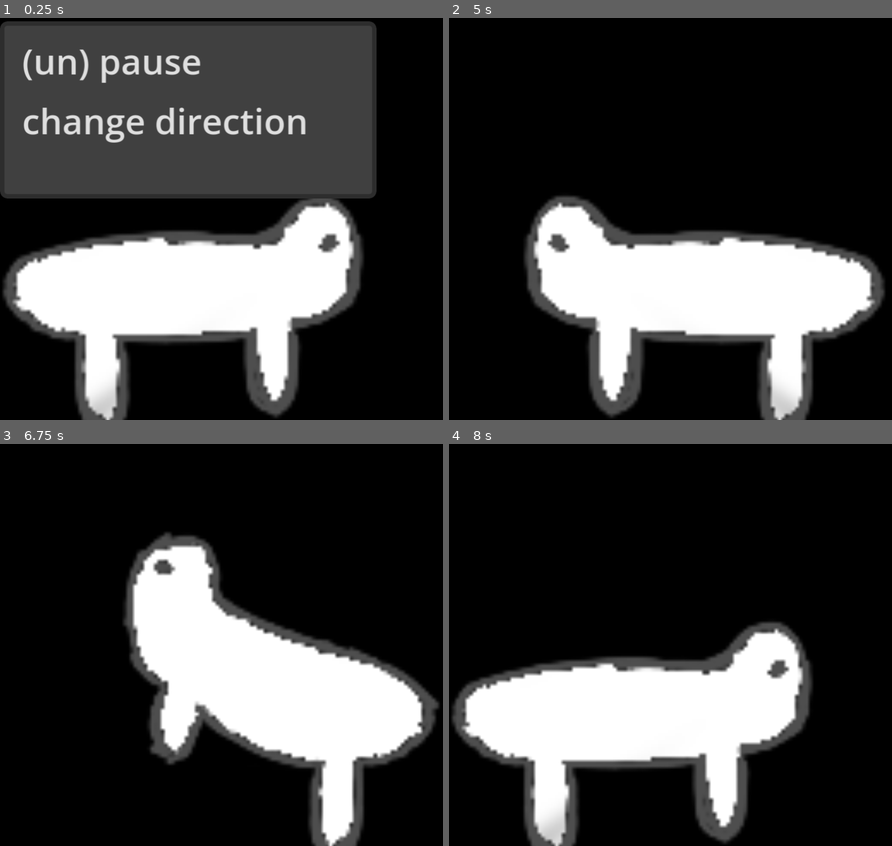
Above: before the commit, frames 1-4 (two rows, left to right).
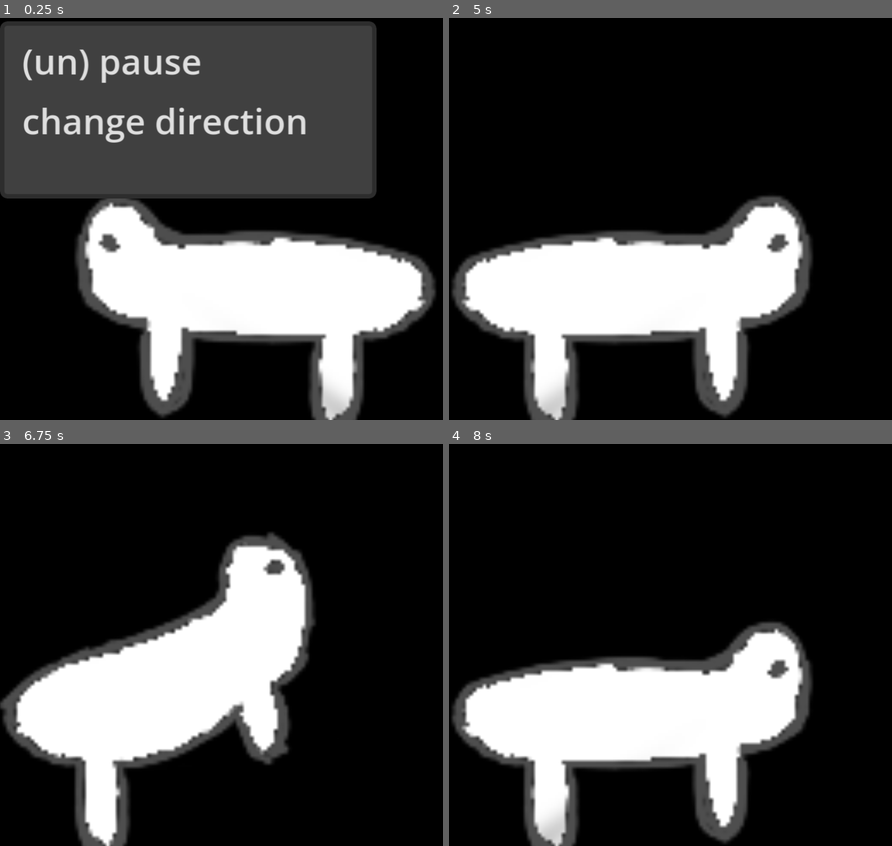
Above: after the commit, the same moments.

Repository: fabianternis/my-screen-pet
Game: Godot game, scene res://main.tscn
Two runs of this game, one before a commit and one after it. Both use one fixed random seed, a clock stepped at 60 frames per second and the inputs below.
Inputs (mouse positions are in pixels of both pictures, inside the frame that each line leads up to):
- Up to frame 1 (0.25 s): no input
- Up to frame 2 (5 s): tap Enter at 0.5, 2.75, 4.25 s; drag from (666, 295) to (714, 102) at 0.52 s; tap Space at 1.25, 3.5 s; drag from (581, 219) to (666, 295) at 1.27 s; move the mouse to (714, 102) at 2.02 s; hold Right 2.03-2.75 s; tap Alt at 2.1, 3.6 s; click (714, 102) at 2.17 s; drag from (648, 287) to (537, 130) at 2.77 s; move the mouse to (803, 263) at 3.52 s; hold Left 3.53-4.25 s; click (803, 263) at 3.67 s; drag from (537, 130) to (666, 295) at 4.27 s
- Up to frame 3 (6.75 s): move the mouse to (243, 624) at 5.02 s; hold Down 5.03-5.75 s; tap Alt at 5.1, 6.6 s; click (243, 624) at 5.17 s; tap Space at 5.75 s; drag from (155, 512) to (132, 645) at 5.77 s; move the mouse to (318, 600) at 6.52 s; hold Up from 6.53 s (still down); click (318, 600) at 6.67 s
- Up to frame 4 (8 s): release Up at 7.25 s; drag from (581, 645) to (666, 721) at 7.27 s

The runs differ from the first frame. In frame 1, 23% of the frame differs, in the area x 0-99%, y 44-100%; in frame 2, 23%; in frame 3, 34%, in the area x 0-100%, y 21-100%; in frame 4, nothing differs.

Commit message:
just implemented more BUGS - AHHHHHH

Diff:
--- a/main.gd
+++ b/main.gd
@@ -11,7 +11,7 @@
 var is_following_mouse = false
 
 var default_speed = 100
-var initial_direction = Vector2(1.3, 0.4)
+var initial_direction = Vector2(2, 1.2)
 #var direction = Vector2(1.3, 0.4)
 var direction = initial_direction
 var size_screen = Vector2()
@@ -24,8 +24,13 @@
 #var default_speed = 300
 var speed = default_speed
 
-var drag_pos_0 = 0.0
-var drag_pos_1 = 0.0
+var drag_pos_0 = Vector2(0.0, 0.0)
+var drag_pos_1 = Vector2(0.0, 0.0)
+var default_drag_pos = Vector2(0.0, 0.0) # i may use this later (when i finally clean-up) - this may never happen
+
+
+var actual_window_pos: Vector2 = Vector2.ZERO
+
 
 #var direction = Vector2(x: 1.15, y: 0.7)
 
@@ -60,6 +65,8 @@
 
 	#print (size_screen)
 	#print (size_window)
+
+	actual_window_pos = Vector2(DisplayServer.window_get_position())
 
 
 func _on_area_input(_viewport, event, _shape_idx):
@@ -108,34 +115,68 @@
 func _process(delta: float):
 	var window_position = Vector2(DisplayServer.window_get_position())
 
-	if !is_paused: window_position += direction * speed * delta
+	if !is_paused:
+		#window_position += direction * speed * delta
+		actual_window_pos += direction.normalized() * speed * delta
 
 	window_position.x = clamp(window_position.x, 0, size_screen.x - size_window.x)
 	window_position.y = clamp(window_position.y, 0, size_screen.y - size_window.y)
 	DisplayServer.window_set_position (Vector2(window_position))
 	if is_dragging:
 		var mouse_pos = Vector2(DisplayServer.mouse_get_position())
-		var new_window_pos = mouse_pos - drag_offset
-		DisplayServer.window_set_position(Vector2(new_window_pos))
+		#var new_window_pos = mouse_pos - drag_offset
+		#DisplayServer.window_set_position(Vector2(new_window_pos))
+		actual_window_pos = mouse_pos - drag_offset
+		DisplayServer.window_set_position(Vector2i(actual_window_pos))
 		drag_pos_1 = drag_pos_0
-		drag_pos_0 = mouse_pos.x
+		drag_pos_0 = mouse_pos
 
 		if _drag_pos_set():
-			if drag_pos_1 < drag_pos_0:
+			if drag_pos_1.x < drag_pos_0.x:
 				if direction.x != initial_direction.x:
 					switch_direction("x")
 				#direction.x = initial_direction.x
-			elif drag_pos_1 > drag_pos_0:
+			elif drag_pos_1.x > drag_pos_0.x:
 				if direction.x != -initial_direction.x:
 					switch_direction("x")
 				#direction.x = -initial_direction.x
+			if drag_pos_1.y < drag_pos_0.y:
+				if direction.y != initial_direction.y:
+					switch_direction("y")
+			elif drag_pos_1.y > drag_pos_0.y:
+				if direction.y != -initial_direction.y:
+					switch_direction("y")
 		else:
 			print('Something dragging offset related')
 
 		#if _drag_pos_set() && drag_pos_1 > drag_pos_0:
 
 		return
-	elif is_idle && !is_paused:
+	var max_x = size_screen.x - size_window.x
+	var max_y = size_screen.y - size_window.y
+
+	# Bounce check with position clamping to prevent stuck toggles
+	if actual_window_pos.x <= 0:
+		actual_window_pos.x = 0
+		if direction.x < 0:
+			switch_direction("x")
+	elif actual_window_pos.x >= max_x:
+		actual_window_pos.x = max_x
+		if direction.x > 0:
+			switch_direction("x")
+
+	if actual_window_pos.y <= 0:
+		actual_window_pos.y = 0
+		if direction.y < 0:
+			switch_direction("y")
+	elif actual_window_pos.y >= max_y:
+		actual_window_pos.y = max_y
+		if direction.y > 0:
+			switch_direction("y")
+
+	DisplayServer.window_set_position(Vector2i(actual_window_pos))
+
+	if is_idle and !is_paused:
 		_idle(delta)
 
 	if window_position.x <= 0 or window_position.x >= size_screen.x - size_window.x:
@@ -181,9 +222,9 @@
 func reset_drag():
 	is_dragging = false
 	sprite.play(current_primary_animation)
-	drag_pos_0 = 0.0
-	drag_pos_1 = 0.0
+	drag_pos_0 = Vector2(0.0, 0.0)
+	drag_pos_1 = Vector2(0.0, 0.0)
 func _drag_pos_set():
-	return(drag_pos_0 != 0.0 && drag_pos_1 != 0.0)
+	return(drag_pos_0.x != drag_pos_0.y && (drag_pos_0.x != drag_pos_1.x && drag_pos_0.y != drag_pos_1.y))
 
 #func could_idle():
